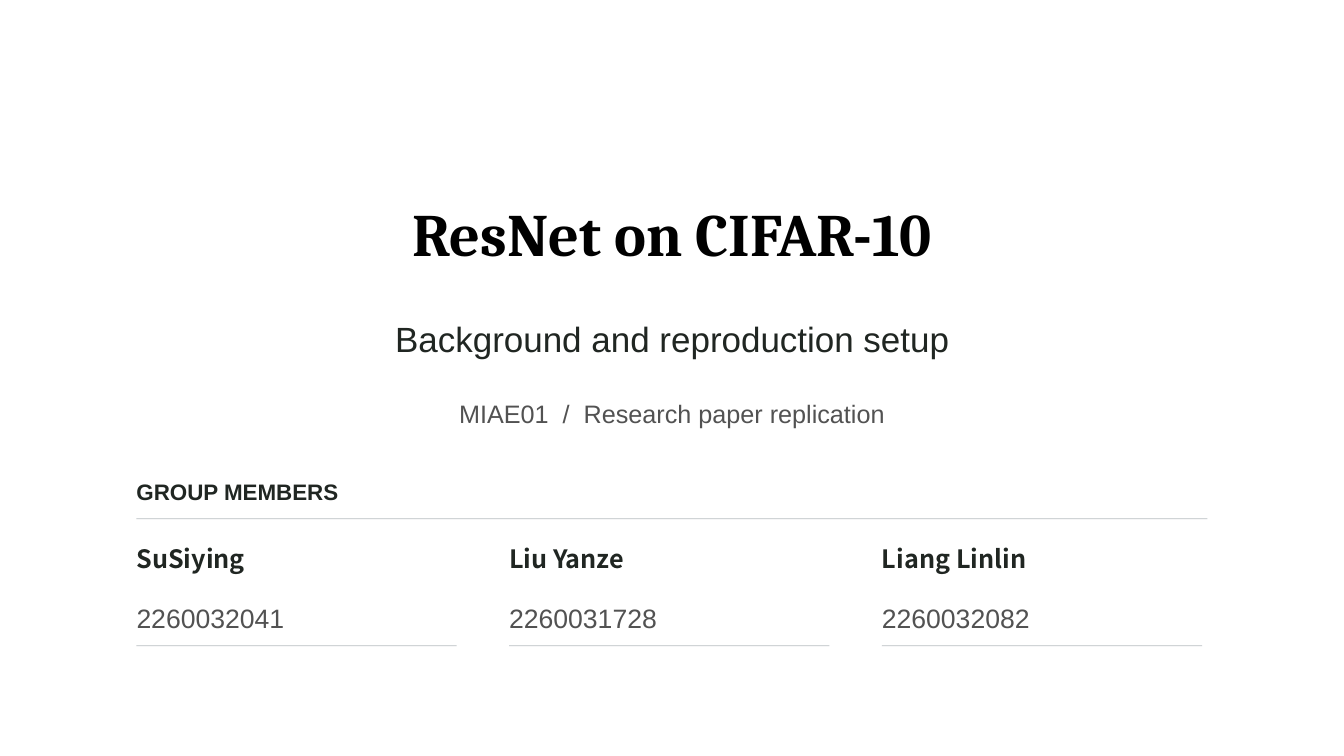
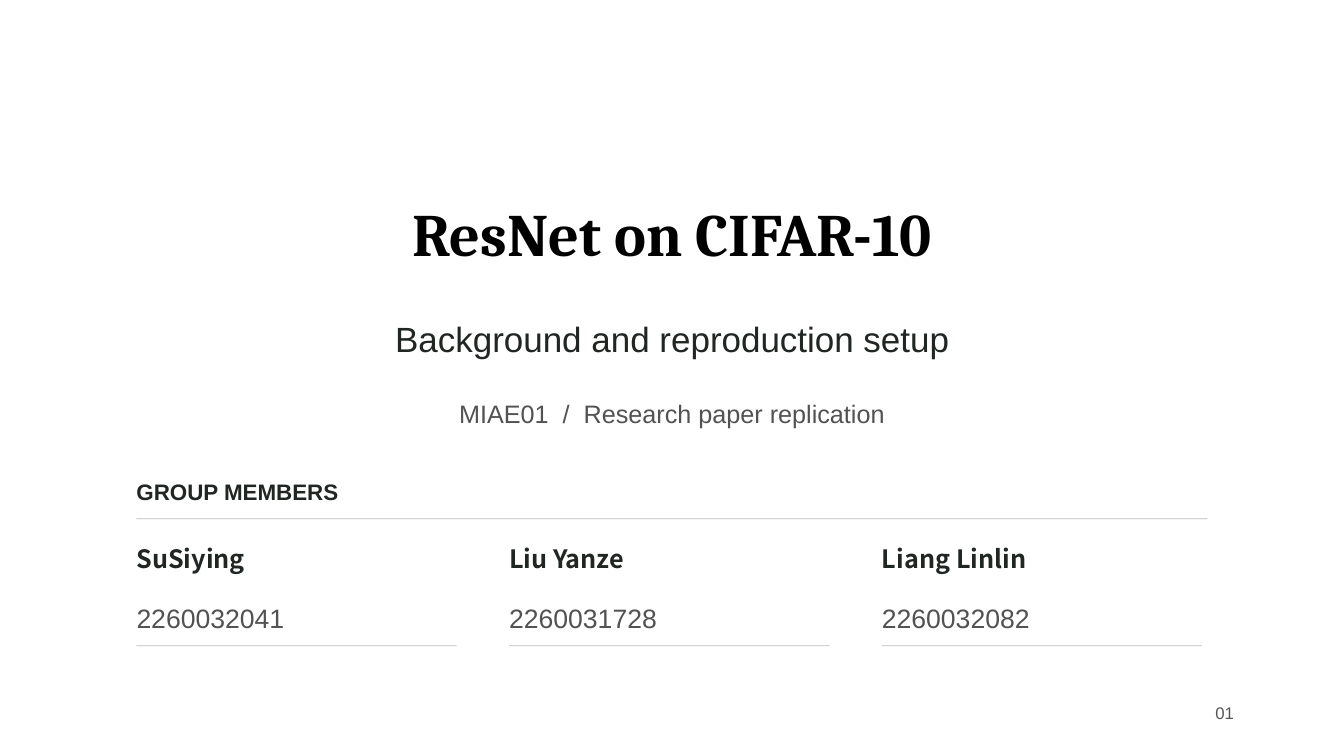
Before and after one commit to liuyanze910-svg/miae01-resnet-replication, a slide deck: slide 1 of docs/slides/week4_a_background_methods.pptx. Drawn at 1344x756 pixels with LibreOffice and Linux fonts; fonts in the diff are those of the drawing; background and template pictures are left out. Boxes give left, top, right and bottom in pixels: in the first picture for what was removed or moved away, otherwise in the second. Text is boxed around its words. In the diff, an @@ line names an element or a change of style, - is before the commit and + after.

```diff
--- a/docs/slides/week4_a_background_methods.pptx
+++ b/docs/slides/week4_a_background_methods.pptx
@@ text added at bbox=[1215, 707, 1234, 719], 12 pt, text #555555 @@
+01
```
Also in this commit, not shown: 1 other slide changed, 2 slides removed, 2 other files.
